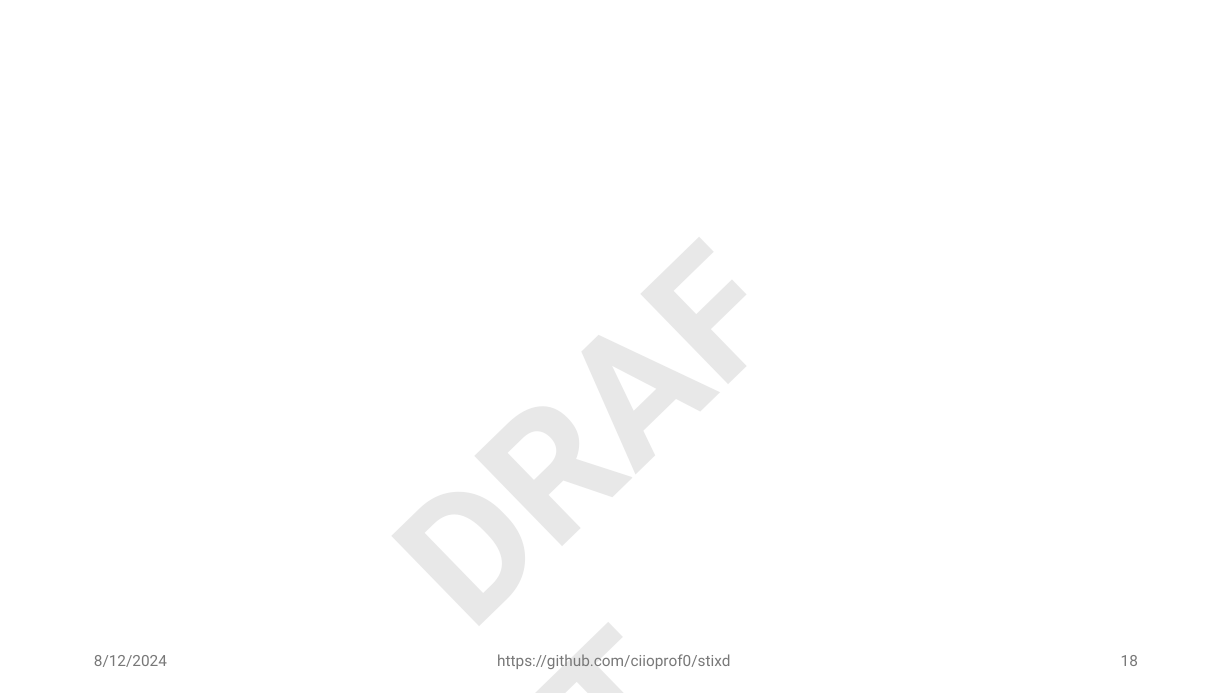
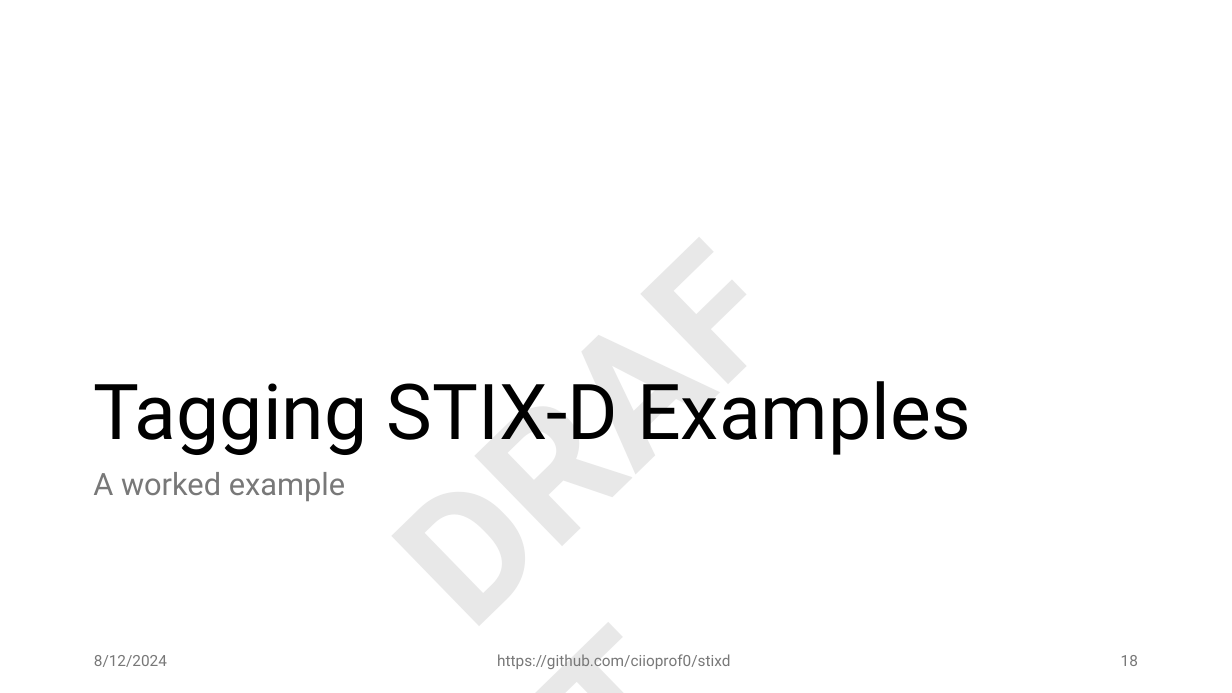
Before and after one commit to ciioprof0/stixd, a slide deck: slide 18 of info523/slides/stixd_demo.pptx. Drawn at 1232x693 pixels with LibreOffice and Linux fonts; fonts in the diff are those of the drawing. Boxes give left, top, right and bottom in pixels: in the first picture for what was removed or moved away, otherwise in the second. Text is boxed around its words. In the diff, an @@ line names an element or a change of style, - is before the commit and + after.

```diff
--- a/info523/slides/stixd_demo.pptx
+++ b/info523/slides/stixd_demo.pptx
@@ title added at (93, 381, 971, 455), 60 pt, text #000000 @@
+Tagging STIX-D Examples
@@ text added at (93, 472, 345, 501), 24 pt, text #797979 @@
+A worked example
```
Also in this commit, not shown: 1 other slide changed, 6 slides added, 3 other files.
